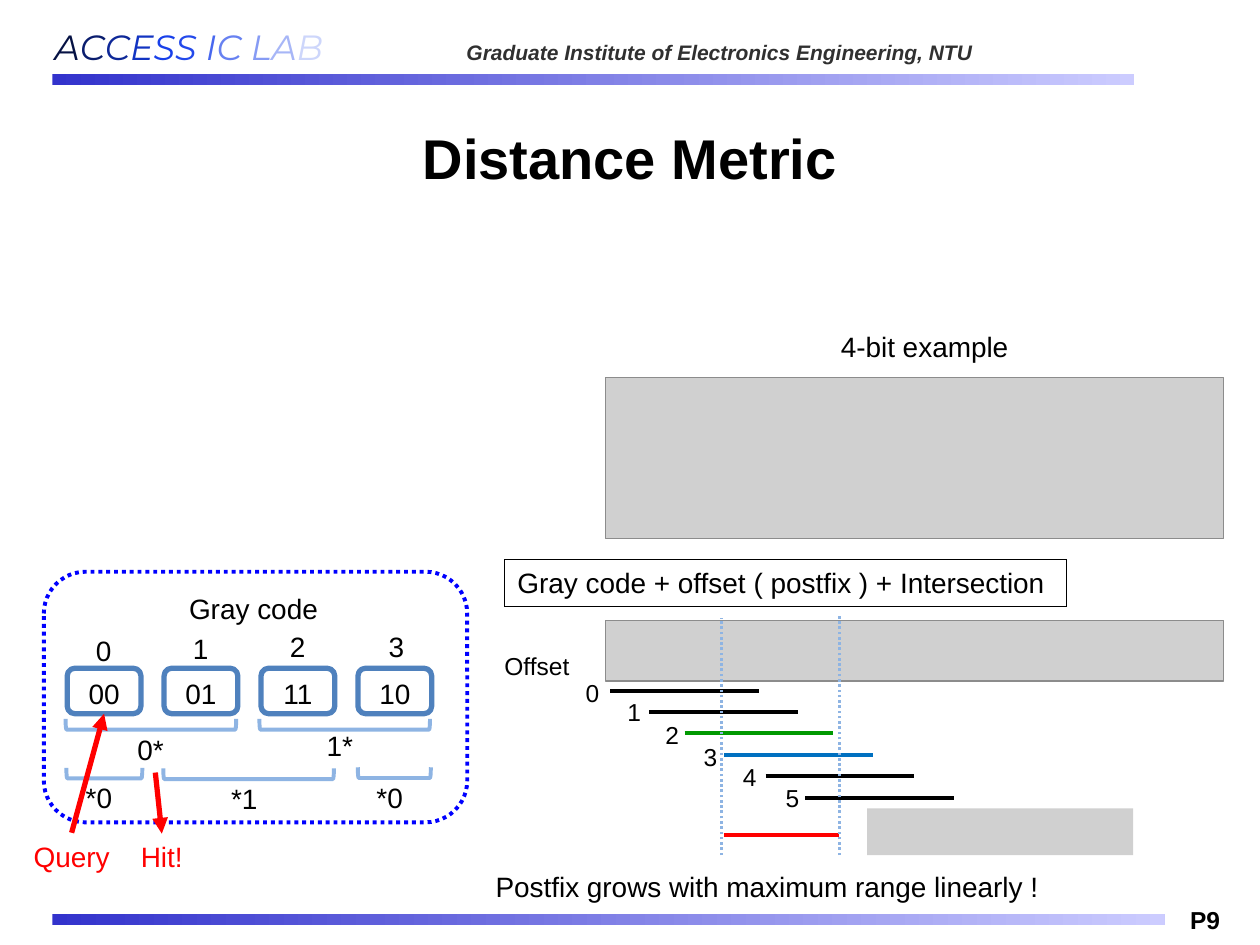
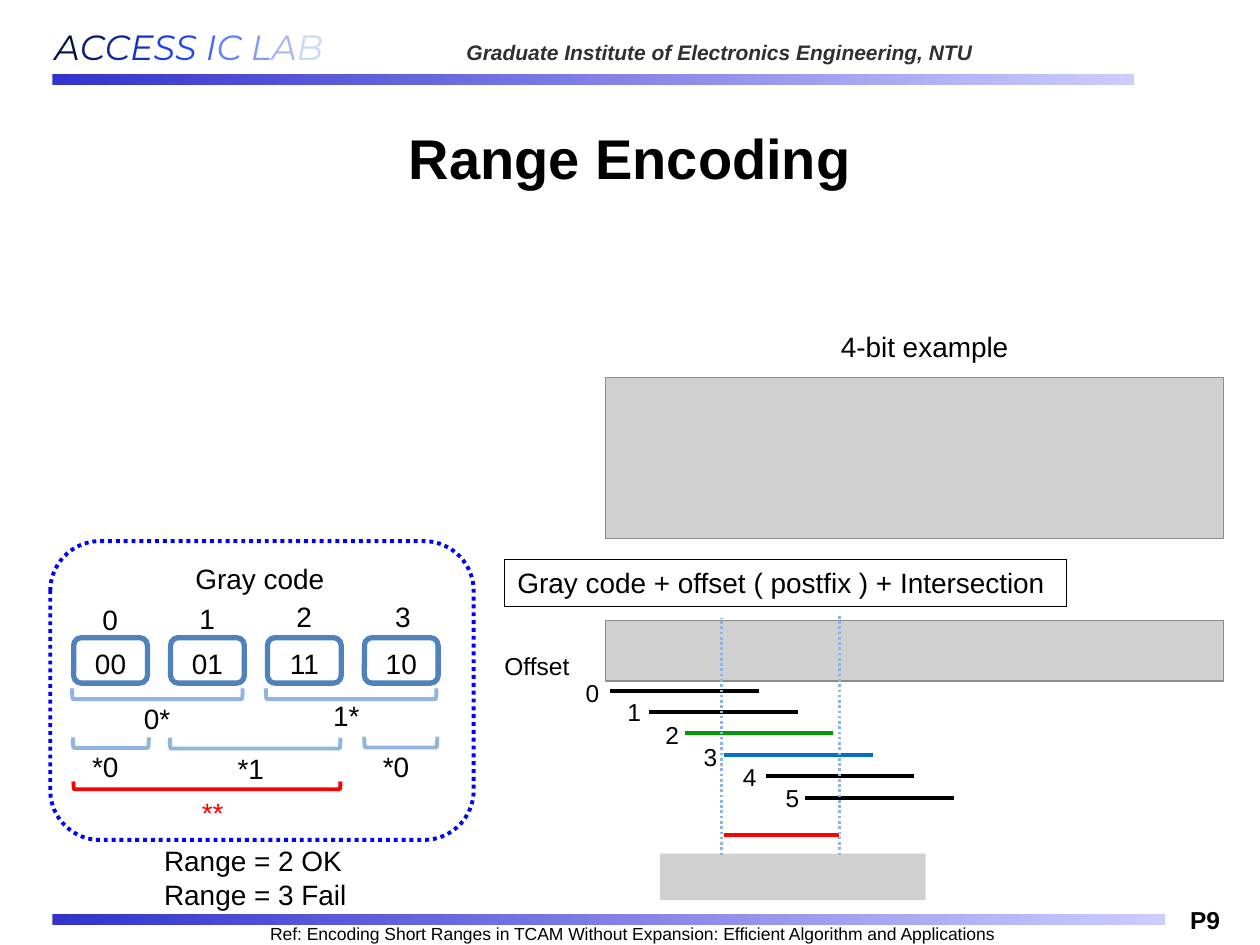
Before and after one commit to Oniontow/AndyWu_Project, a slide deck: slide 9 of IMS_NEW.pptx. Drawn at 1260x945 pixels with LibreOffice and Linux fonts; fonts in the diff are those of the drawing; grey boxes stand for pictures; background and template pictures are left out. Boxes give left, top, right and bottom in pixels: in the first picture for what was removed or moved away, otherwise in the second. Text is boxed around its words. In the diff, an @@ line names an element or a change of style, - is before the commit and + after.

Commit message:
PPT

```diff
--- a/IMS_NEW.pptx
+++ b/IMS_NEW.pptx
@@ title at bbox=[409, 138, 850, 190]: text changed @@
-Distance Metric
+Range Encoding
@@ rounded rectangle: place and size @@
-rounded rectangle at bbox=[44, 572, 467, 823]
+rounded rectangle at bbox=[50, 541, 474, 839]
@@ text "Gray code": place and size @@
-text "Gray code" at bbox=[189, 598, 318, 624]
+text "Gray code" at bbox=[195, 568, 325, 594]
@@ 9 texts, 5 right brackets, 4 rounded rectangles: place and size @@
-9 texts, 5 right brackets, 4 rounded rectangles at bbox=[66, 637, 432, 809]
+9 texts, 5 right brackets, 4 rounded rectangles at bbox=[73, 607, 438, 779]
@@ right bracket added at bbox=[73, 781, 340, 789], outline #FF0000 2.25 pt @@
@@ text added at bbox=[189, 789, 249, 835], 16 pt, text #FF0000 @@
+**
@@ picture removed at bbox=[867, 809, 1133, 856] @@
@@ group removed at bbox=[34, 713, 183, 872]: 2 texts, 2 arrows @@
-Query
-Hit!
@@ text added at bbox=[164, 851, 346, 910], 16 pt, text #000000 @@
+Range = 2 OK
+Range = 3 Fail
@@ picture added at bbox=[660, 853, 926, 900] @@
@@ text removed at bbox=[496, 876, 1022, 902] @@
-Postfix grows with maximum range linearly !
@@ text added at bbox=[270, 927, 995, 944], 10 pt, text #000000 @@
+Ref: Encoding Short Ranges in TCAM Without Expansion: Efficient Algorithm and Applications
```
Also in this commit, not shown: 10 other slides changed, 1 slide added.
